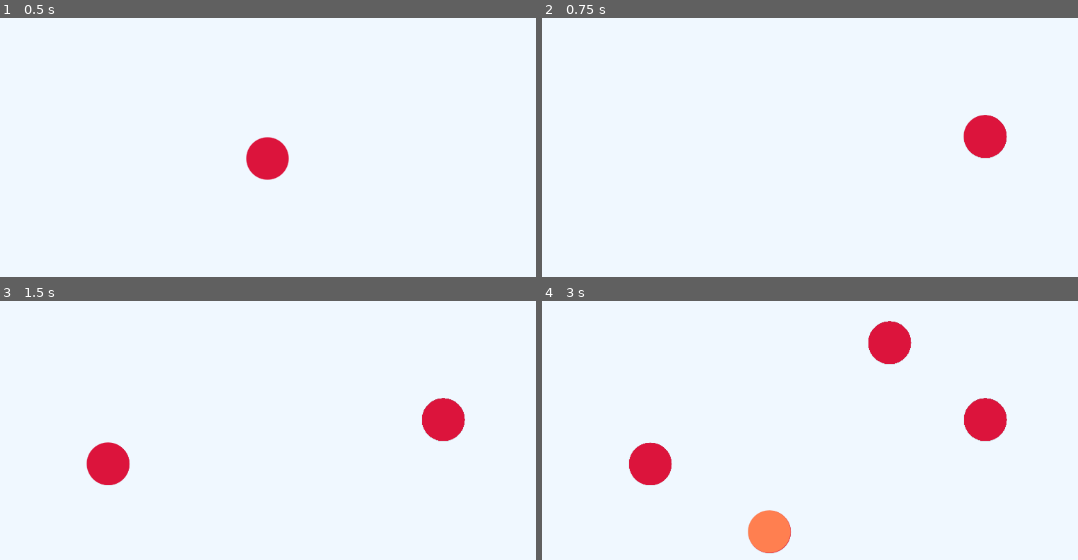
Above: before the commit, frames 1-4 (two rows, left to right).
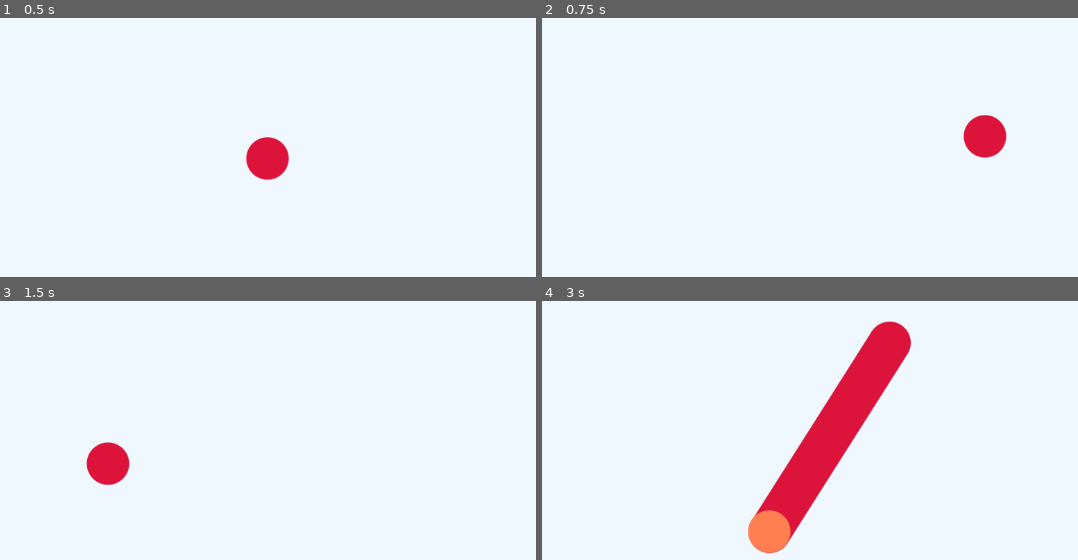
Above: after the commit, the same moments.

Repository: SpeakWithPlants/painting-demo
Game: Godot game, scene res://paint_floor.tscn
The game is run twice, just before and just after one commit, with the same random seed, the same clock (stepped at 60 frames per second) and the same inputs.
Inputs (mouse positions are in pixels of both pictures, inside the frame that each line leads up to):
- Up to frame 1 (0.5 s): no input
- Up to frame 2 (0.75 s): tap Enter (ui_accept) at 0.5 s; move the mouse to (986, 137) at 0.52 s; press the mouse at (986, 137) at 0.53 s
- Up to frame 3 (1.5 s): tap Enter (ui_accept) at 0.77, 0.8, 1.07, 1.25, 1.35 s; move the mouse to (107, 464) at 1.27 s; release the mouse at (107, 464) at 1.28 s
- Up to frame 4 (3 s): tap Enter (ui_accept) at 1.52, 1.82, 2, 2.3, 2.75 s; click (649, 464) at 1.55 s; move the mouse to (890, 342) at 2.02 s; press the mouse at (890, 342) at 2.03 s; move the mouse to (767, 531) at 2.77 s; release the mouse at (767, 531) at 2.78 s; right-click (767, 531) at 2.85 s

Frame 1 is identical in both runs. In frame 2, less than 0.1% of the frame differs, in the area x 78-87%, y 37-55%; in frame 3, 1.1%; in frame 4, 8.2%, in the area x 16-87%, y 7-98%.

Commit message:
Optimized painting

Diff:
--- a/paint_floor.gd
+++ b/paint_floor.gd
@@ -8,11 +8,15 @@
 
 var paint_image: Image
 var paint_texture: ImageTexture
+var mouse_pos: Vector2
+var last_mouse_pos: Vector2
 
 
 func _ready() -> void:
 	paint_image = Image.create_empty(1920, 1080, true, Image.FORMAT_RGBA8)
 	paint_texture = ImageTexture.create_from_image(paint_image)
+	mouse_pos = get_local_mouse_position()
+	last_mouse_pos = mouse_pos
 	pass
 
 
@@ -27,31 +31,100 @@
 	paint_texture.update(paint_image)
 	draw_texture(paint_texture, Vector2.ZERO)
 	var paint_color: Color = paint_colors[paint_color_idx]
-	var mouse_pos = get_local_mouse_position()
 	draw_circle(mouse_pos, brush_radius, paint_color, true, -1.0, true)
 	pass
 
 
 func _handle_input():
+	last_mouse_pos = mouse_pos
+	mouse_pos = get_local_mouse_position()
 	if Input.is_action_pressed("mouse_left"):
+		if last_mouse_pos.distance_squared_to(mouse_pos) < 1:
+			return
 		var paint_color: Color = paint_colors[paint_color_idx]
-		var mouse_pos = get_local_mouse_position()
-		var start_pos = mouse_pos - (Vector2.ONE * brush_radius)
-		var end_pos = mouse_pos + (Vector2.ONE * brush_radius)
-		for x in range(start_pos.x - 2, end_pos.x + 2):
-			for y in range(start_pos.y - 2, end_pos.y + 2):
-				if x < 0 or x > paint_image.get_width():
-					continue
-				if y < 0 or y > paint_image.get_height():
-					continue
-				var dist = Vector2(x, y).distance_to(mouse_pos)
-				if dist > brush_radius + 1:
-					continue
-				var current_color = paint_image.get_pixel(x, y)
-				var alpha = clamp(inverse_lerp(brush_radius + 1, brush_radius, dist), 0.0, 1.0)
-				paint_color.a = alpha
-				var blend_color = current_color.blend(paint_color)
-				paint_image.set_pixel(x, y, blend_color)
+		_paint_segment2(last_mouse_pos, mouse_pos, paint_color)
 	elif Input.is_action_just_pressed("mouse_right"):
 		paint_color_idx = (paint_color_idx + 1) % paint_colors.size()
+	elif Input.is_action_just_pressed("ui_accept"):
+		paint_image = Image.create_empty(1920, 1080, true, Image.FORMAT_RGBA8)
 	pass
+
+
+# Optimized solution:
+# Drawing circles over the length of the segment covered by the mouse in one frame results in
+# a large portion of the iterated pixels being repeated (i.e. unnecessary). This is slow.
+# Instead, iterate once over the smallest possible bounding box of the segment and color pixels
+# according to their distance to the segment.  Then, draw two circles on the ends to round it off.
+func _paint_segment2(start_pos: Vector2, end_pos: Vector2, paint_color: Color):
+	var theta = start_pos.angle_to_point(end_pos)
+	var s = brush_radius * Vector2.UP.rotated(theta)
+	# c1 and c2 are the top-left and bottom-right corners of the segment's bounding box
+	var c1 = (start_pos - s).min(start_pos + s).min(end_pos - s).min(end_pos + s)
+	var c2 = (start_pos - s).max(start_pos + s).max(end_pos - s).max(end_pos + s)
+	for x in range(c1.x, c2.x):
+		for y in range(c1.y, c2.y):
+			if x < 0 or x > paint_image.get_width():
+				continue
+			if y < 0 or y > paint_image.get_height():
+				continue
+			var current_color = paint_image.get_pixel(x, y)
+			if paint_color == current_color:
+				continue
+			var dist = _distance_to_line(start_pos, end_pos, x, y)
+			var alpha = clamp(inverse_lerp(brush_radius + 1, brush_radius, dist), 0.0, 1.0)
+			paint_color.a = alpha
+			var blend_color = current_color.blend(paint_color)
+			paint_image.set_pixel(x, y, blend_color)
+	_paint_circle(start_pos, paint_color)
+	_paint_circle(end_pos, paint_color)
+	pass
+
+
+func _paint_segment(start_pos: Vector2, end_pos: Vector2, paint_color: Color):
+	var c1 = start_pos.min(end_pos)
+	var c2 = start_pos.max(end_pos)
+	for x in range(c1.x, c2.x):
+		for y in range(c1.y, c2.y):
+			if x < 0 or x > paint_image.get_width():
+				continue
+			if y < 0 or y > paint_image.get_height():
+				continue
+			var current_color = paint_image.get_pixel(x, y)
+			if paint_color == current_color:
+				continue
+			var dist = _distance_to_line(start_pos, end_pos, x, y)
+			var alpha = clamp(inverse_lerp(brush_radius + 1, brush_radius, dist), 0.0, 1.0)
+			paint_color.a = alpha
+			var blend_color = current_color.blend(paint_color)
+			paint_image.set_pixel(x, y, blend_color)
+	pass
+
+
+func _paint_circle(center_pos, paint_color):
+	var start_pos = center_pos - (Vector2.ONE * brush_radius)
+	var end_pos = center_pos + (Vector2.ONE * brush_radius)
+	for x in range(start_pos.x - 2, end_pos.x + 2):
+		for y in range(start_pos.y - 2, end_pos.y + 2):
+			if x < 0 or x > paint_image.get_width():
+				continue
+			if y < 0 or y > paint_image.get_height():
+				continue
+			var current_color = paint_image.get_pixel(x, y)
+			if paint_color == current_color:
+				continue
+			var dist = Vector2(x, y).distance_to(center_pos)
+			if dist > brush_radius + 1:
+				continue
+			var alpha = clamp(inverse_lerp(brush_radius + 1, brush_radius, dist), 0.0, 1.0)
+			paint_color.a = alpha
+			var blend_color = current_color.blend(paint_color)
+			paint_image.set_pixel(x, y, blend_color)
+	pass
+
+
+func _distance_to_line(c1, c2, px, py) -> float:
+	var x_diff = c2.x - c1.x
+	var y_diff = c2.y - c1.y
+	var num = abs(y_diff * px - x_diff * py + c2.x * c1.y - c2.y * c1.x)
+	var den = sqrt(pow(y_diff, 2) + pow(x_diff, 2))
+	return num / den;
